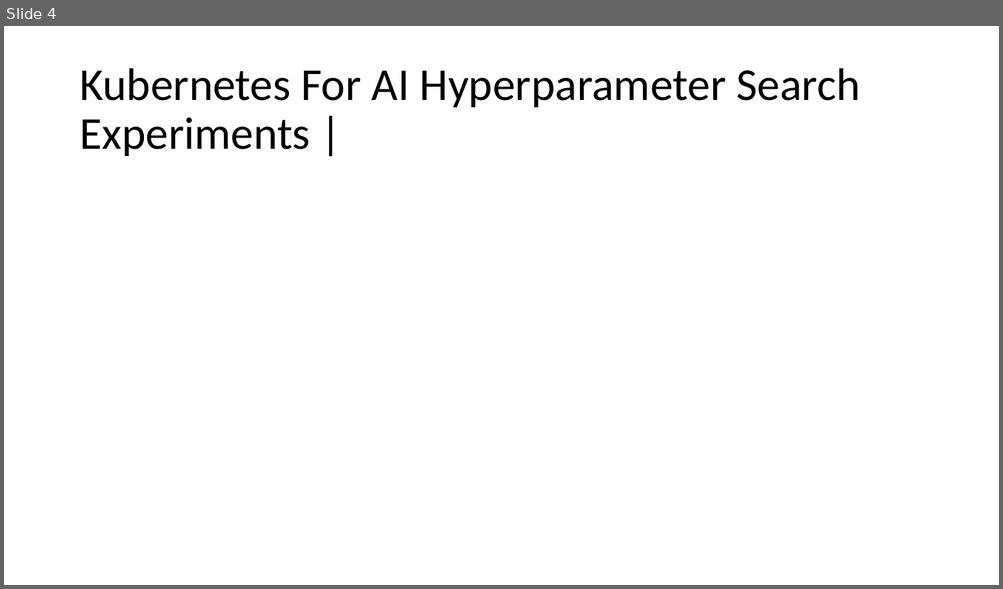
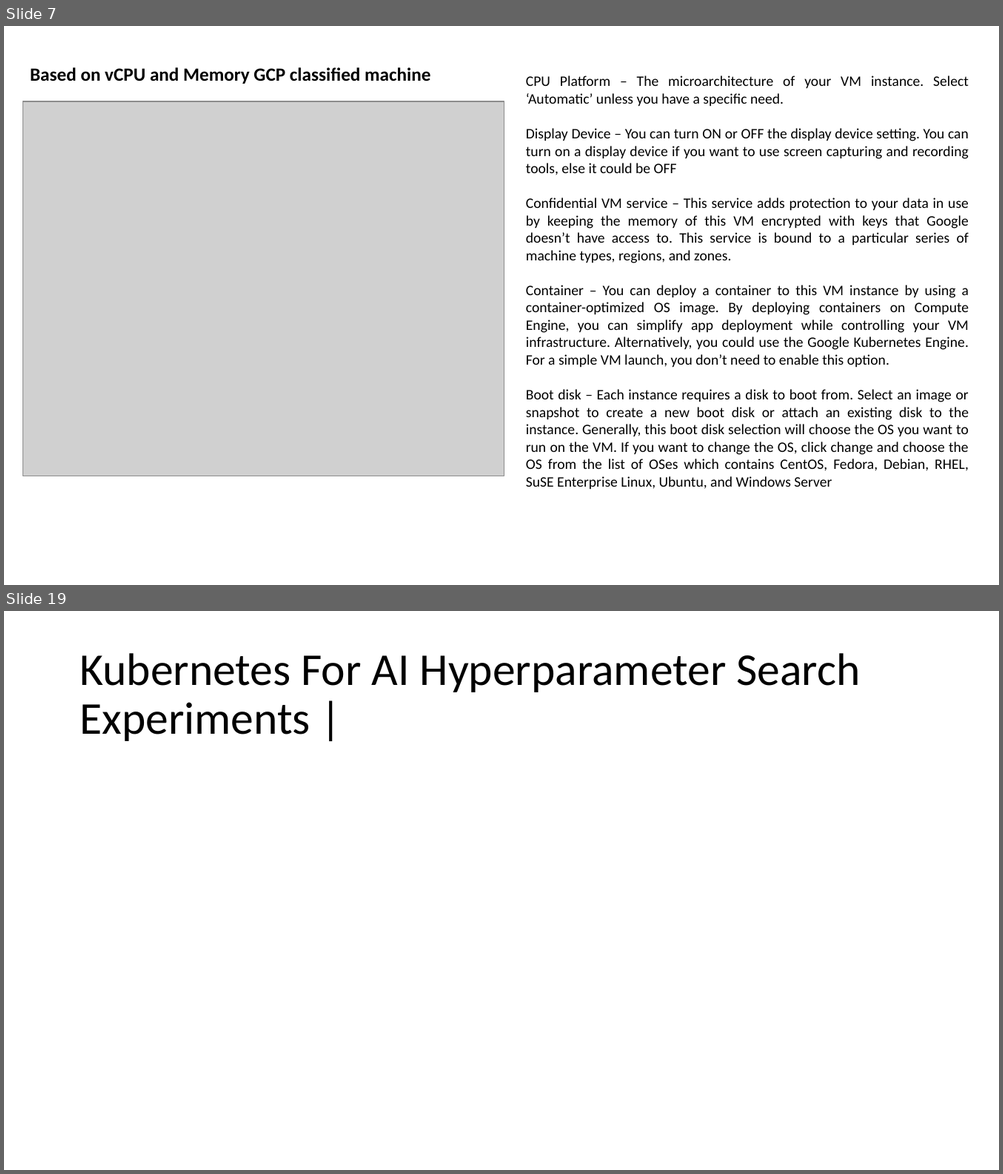
Before and after one commit to amelcharolinesgn2/ClouD-Infrastructure-SISKA-2025, a slide deck: Lab2-B_Machine Learning Model with Docker and Kubernetes on Google Cloud Platform.pptx. Shown one above the other, each under a label of ours: slide 4 before the commit, slides 7 and 19 after it; the slides between them are not shown. The pictures are 1003x589 and 1003x1174 pixels, drawn with LibreOffice and Linux fonts; fonts in the diff are those of the drawing; grey boxes stand for pictures. Boxes give left, top, right and bottom in pixels: in the first picture for what was removed or moved away, otherwise in the second. Text is boxed around its words. In the diff, an @@ line names an element or a change of style, - is before the commit and + after.

```diff
--- a/Lab2-B_Machine Learning Model with Docker and Kubernetes on Google Cloud Platform.pptx
+++ b/Lab2-B_Machine Learning Model with Docker and Kubernetes on Google Cloud Platform.pptx
@@ slide 7 added at <box>4,26,999,585</box>, background #FFFFFF @@
@@ text added at <box>30,67,430,84</box>, 18 pt, text #000000, bold @@
+Based on vCPU and Memory GCP classified machine
@@ text added at <box>526,76,968,489</box>, 14 pt, text #000000 @@
+CPU Platform – The microarchitecture of your VM instance. Select ‘Automatic’ unless you have a specific need.
+Display Device – You can turn ON or OFF the display device setting. You can turn on a display device if you want to use screen capturing and recording tools, else it could be OFF
+Confidential VM service – This service adds protection to your data in use by keeping the memory of this VM encrypted with keys that Google doesn’t have access to. This service is bound to a particular series of machine types, regions, and zones.
+Container – You can deploy a container to this VM instance by using a container-optimized OS image. By deploying containers on Compute Engine, you can simplify app deployment while controlling your VM infrastructure. Alternatively, you could use the Google Kubernetes Engine. For a simple VM launch, you don’t need to enable this option.
+Boot disk – Each instance requires a disk to boot from. Select an image or snapshot to create a new boot disk or attach an existing disk to the instance. Generally, this boot disk selection will choose the OS you want to run on the VM. If you want to change the OS, click change and choose the OS from the list of OSes which contains CentOS, Fedora, Debian, RHEL, SuSE Enterprise Linux, Ubuntu, and Windows Server
@@ picture added at <box>22,101,504,476</box> @@
@@ what was slide 4 is now slide 19 @@
```
Also in this commit, not shown: 1 slide changed, 16 other slides added, 2 slides removed.
